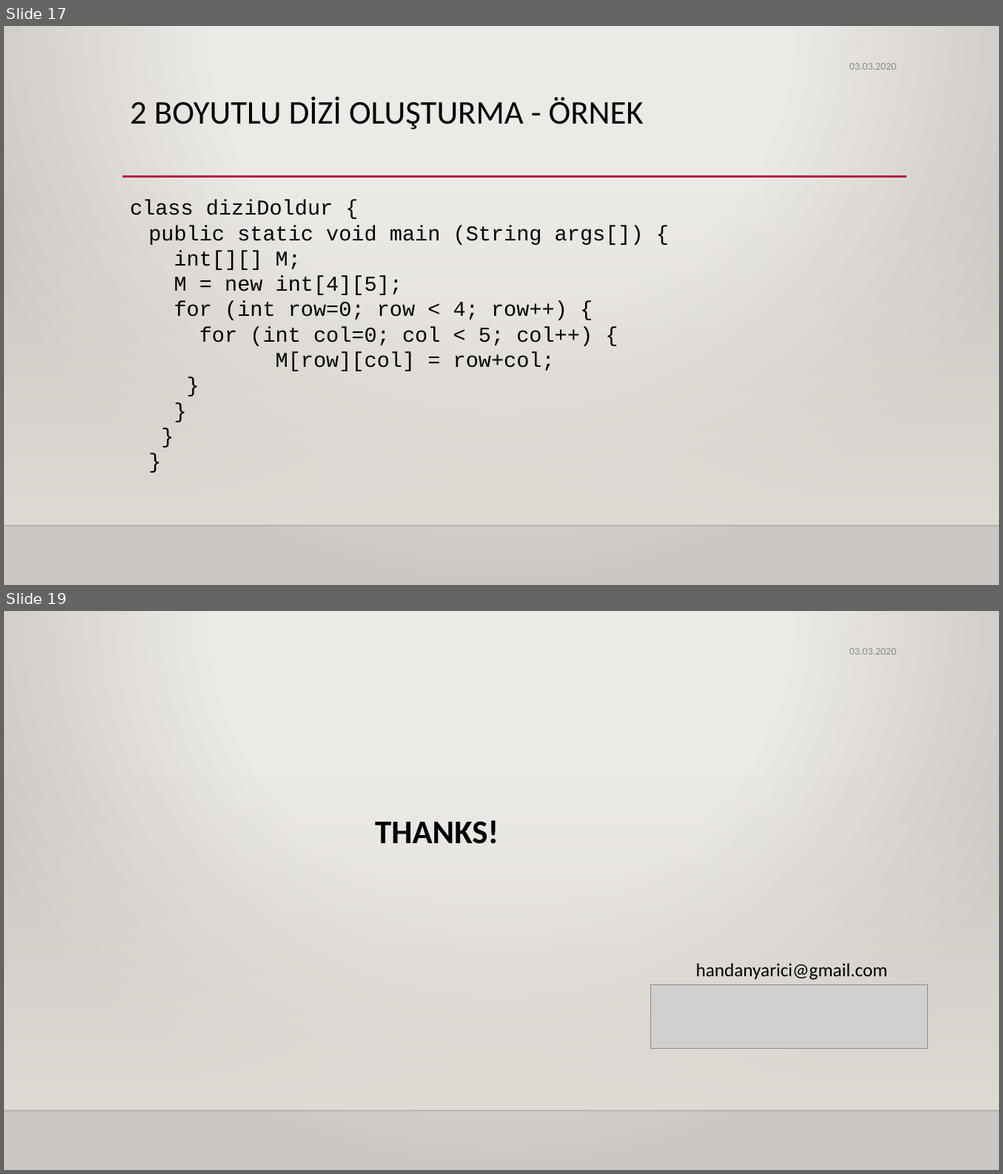
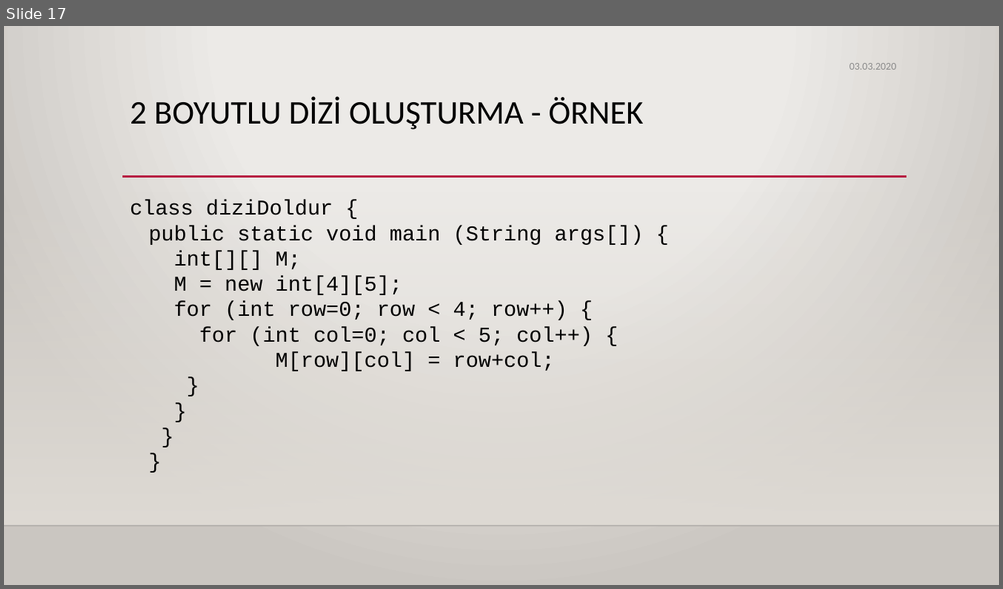
Before and after one commit to Tuyji/Medipol_OOP_2021, a slide deck: w4/w4_OOP_2021.pptx. Shown one above the other, each under a label of ours: slides 17 and 19 before the commit, slide 17 after it; the slides between them are not shown. The pictures are 1003x1174 and 1003x589 pixels, drawn with LibreOffice and Linux fonts; fonts in the diff are those of the drawing; grey boxes stand for pictures; background and template pictures are left out. Boxes give left, top, right and bottom in pixels: in the first picture for what was removed or moved away, otherwise in the second. Text is boxed around its words. In the diff, an @@ line names an element or a change of style, - is before the commit and + after.

```diff
--- a/w4/w4_OOP_2021.pptx
+++ b/w4/w4_OOP_2021.pptx
@@ slide 19 removed at (x1=4, y1=611, x2=999, y2=1170), background gradient #ECEAE7 to #CAC7C1; not listed: 2 template elements that a slide beside it also shows @@
@@ text removed at (x1=849, y1=648, x2=896, y2=655) @@
-03.03.2020
@@ title removed at (x1=375, y1=820, x2=498, y2=844) @@
-THANKS!
@@ text removed at (x1=696, y1=963, x2=888, y2=980) @@
-handanyarici@gmail.com
@@ picture removed at (x1=651, y1=985, x2=928, y2=1049) @@
```
Also in this commit, not shown: 2 slides changed, 11 other files.
